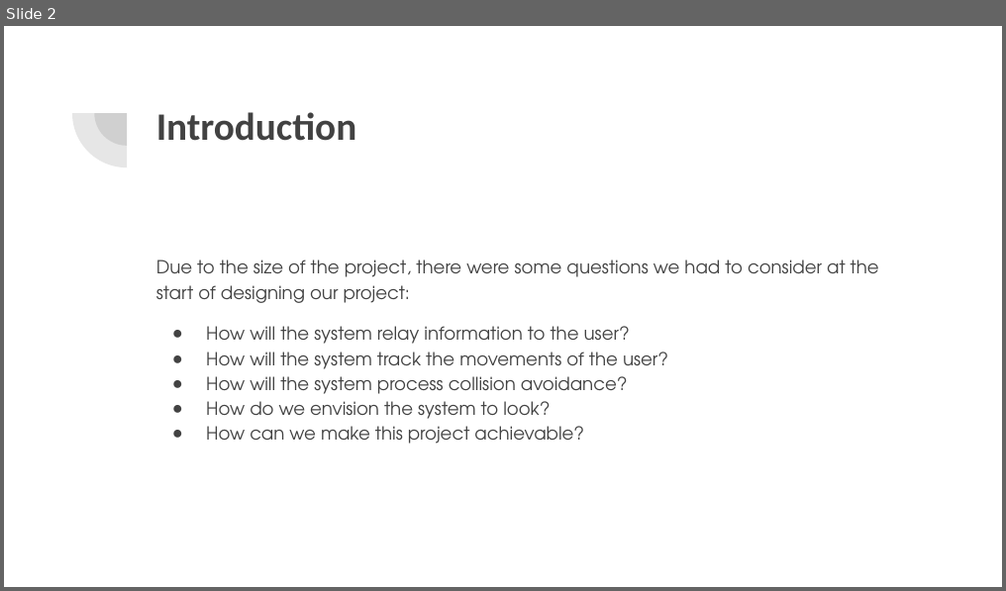
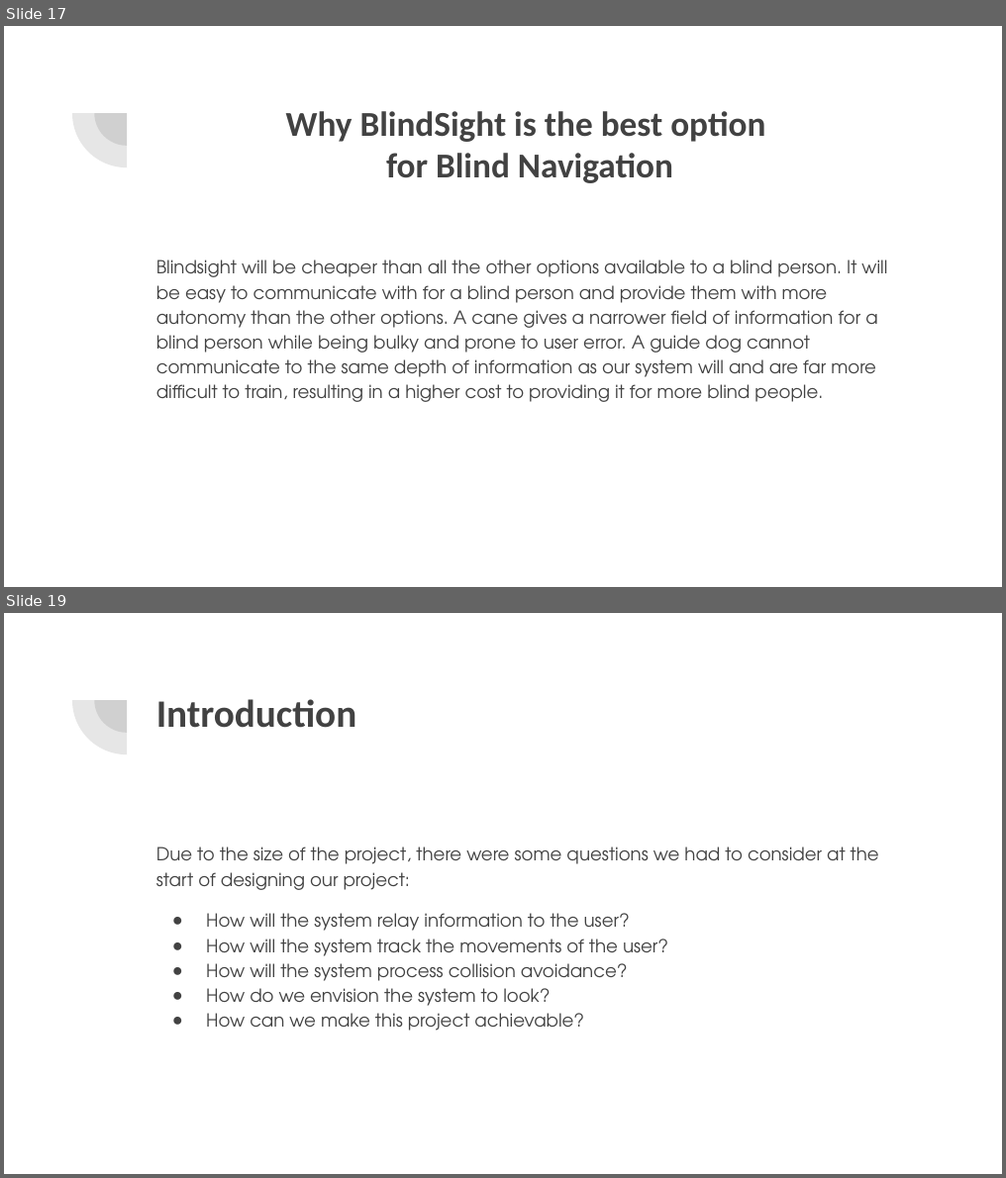
Before and after one commit to awyeasting/BlindSight, a slide deck: Documents/October Presentation.pptx. Shown one above the other, each under a label of ours: slide 2 before the commit, slides 17 and 19 after it; the slides between them are not shown. The pictures are 1006x591 and 1006x1178 pixels, drawn with LibreOffice and Linux fonts; fonts in the diff are those of the drawing. Boxes give left, top, right and bottom in pixels: in the first picture for what was removed or moved away, otherwise in the second. Text is boxed around its words. In the diff, an @@ line names an element or a change of style, - is before the commit and + after.

```diff
--- a/Documents/October Presentation.pptx
+++ b/Documents/October Presentation.pptx
@@ slide 17 added at [4,26,1002,587], background #FFFFFF; not listed: 2 template elements that a slide beside it also shows @@
@@ title added at [286,111,765,183], 25.2 pt, text #424242, bold @@
+Why BlindSight is the best option
+for Blind Navigation
@@ text added at [156,260,887,402], 13 pt, text #424242 @@
+Blindsight will be cheaper than all the other options available to a blind person. It will be easy to communicate with for a blind person and provide them with more autonomy than the other options. A cane gives a narrower field of information for a blind person while being bulky and prone to user error. A guide dog cannot communicate to the same depth of information as our system will and are far more difficult to train, resulting in a higher cost to providing it for more blind people.
@@ what was slide 2 is now slide 19 @@
```
Also in this commit, not shown: 16 other slides added.
